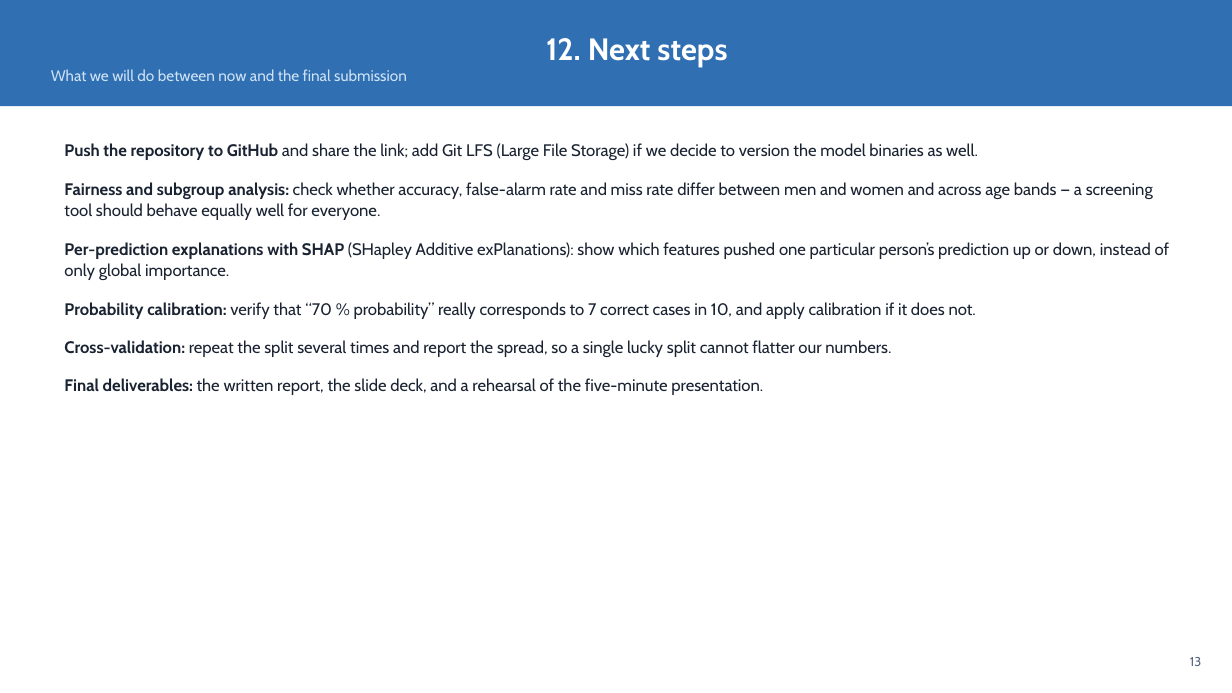
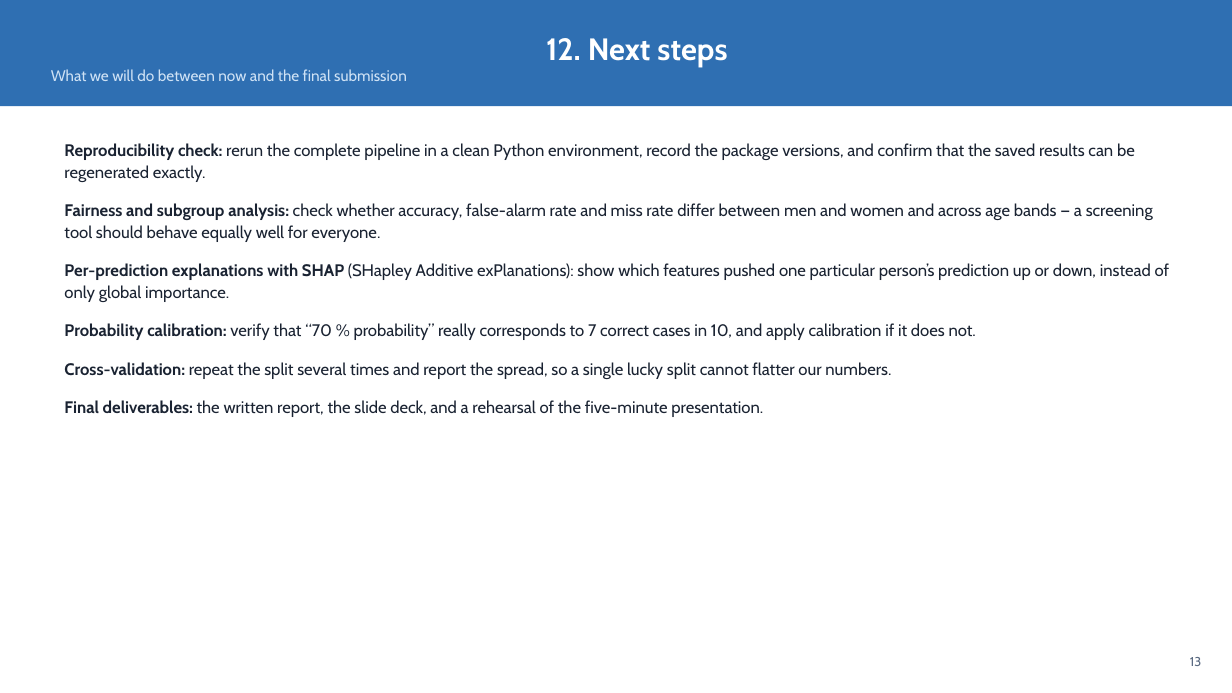
Before and after one commit to yhtt615/obesity-screening, a slide deck: slide 13 of outputs/Second_Progress_Report.pptx. Drawn at 1232x693 pixels with LibreOffice and Linux fonts; fonts in the diff are those of the drawing. Boxes give left, top, right and bottom in pixels: in the first picture for what was removed or moved away, otherwise in the second. Text is boxed around its words. In the diff, an @@ line names an element or a change of style, - is before the commit and + after.

```diff
--- a/outputs/Second_Progress_Report.pptx
+++ b/outputs/Second_Progress_Report.pptx
@@ text at bbox=[64, 143, 1135, 182]: text changed @@
-Push the repository to GitHub and share the link; add Git LFS (Large File Storage) if we decide to version the model binaries as well.
+Reproducibility check: rerun the complete pipeline in a clean Python environment, record the package versions, and confirm that the saved results can be regenerated exactly.
```
Also in this commit, not shown: 4 other slides changed, 19 other files.
